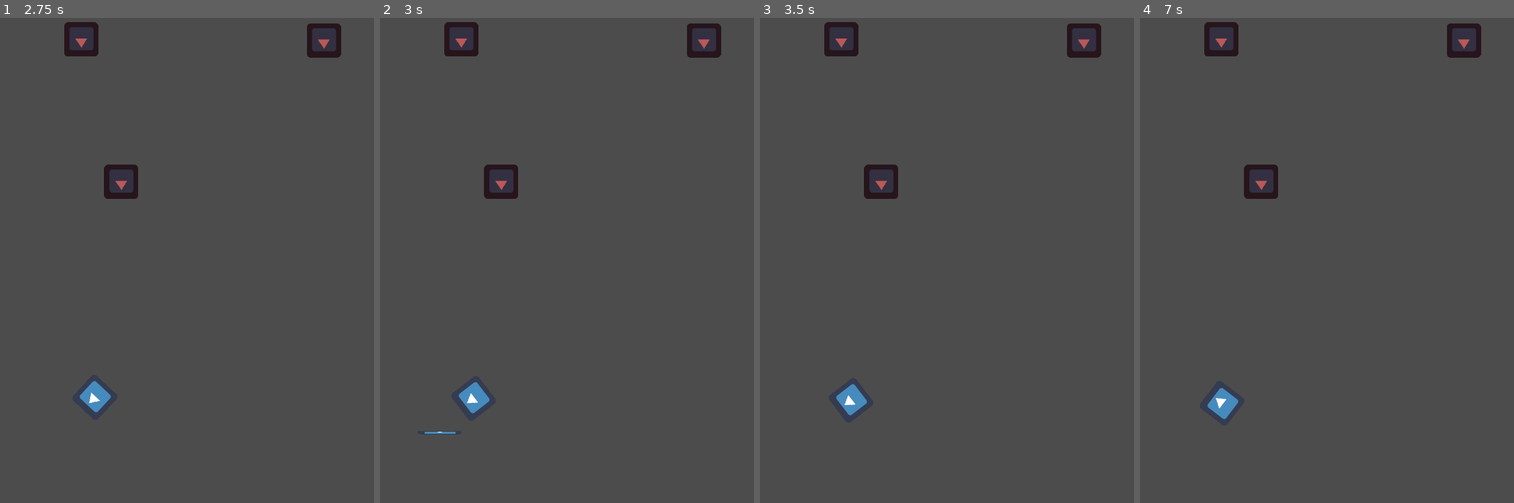
Above: before the commit, frames 1-4 (left to right).
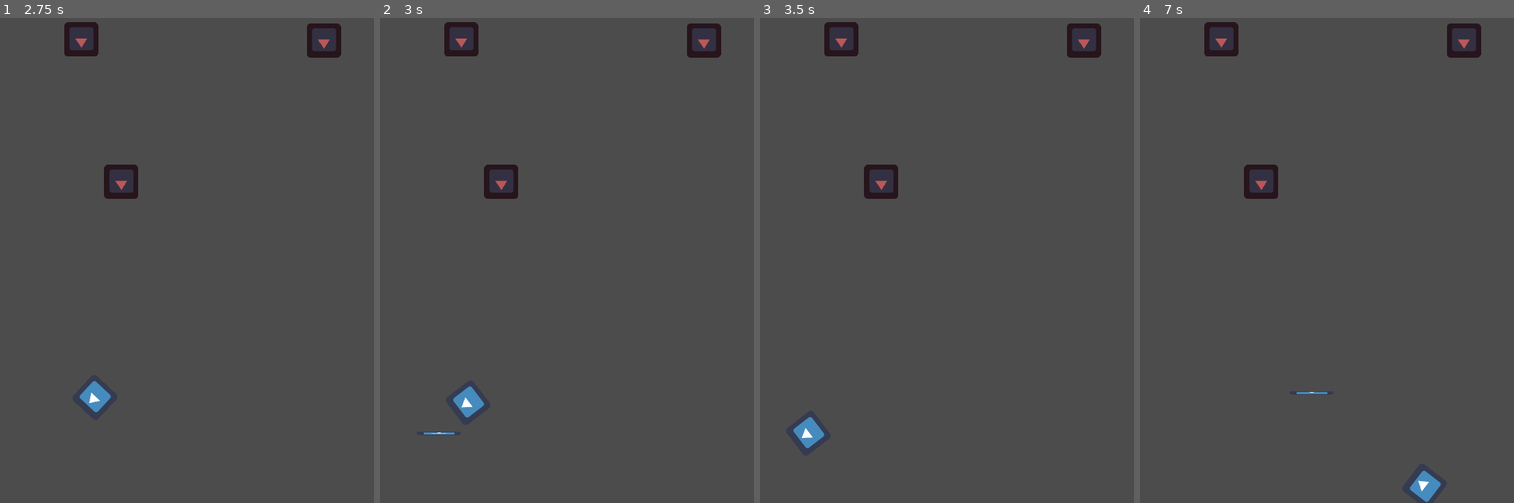
Above: after the commit, the same moments.

Repository: DaVinci789/asteroidblast
Game: Godot game, scene res://world.tscn
Two runs of this game, one before a commit and one after it. Both use one fixed random seed, a clock stepped at 60 frames per second and the inputs below. The engine's default icon, where the game draws it, is replaced by a stand-in: a white triangle on a blue panel in a dark square.
Inputs:
- Up to frame 1 (2.75 s): tap Enter at 0.5 s; hold Right (ui_right) 0.53-1.28 s; tap Space (ui_select) at 0.6, 0.77, 1.07, 1.35, 1.52, 1.82, 2.1 s; hold Left (ui_left) 1.28-2.03 s; hold Right (ui_right) from 2.03 s (still down)
- Up to frame 2 (3 s): release Right (ui_right) at 2.78 s; hold Up (ui_up) from 2.78 s (still down); tap Space (ui_select) at 2.85 s
- Up to frame 3 (3.5 s): keep holding Up (ui_up); tap Space (ui_select) at 3.02, 3.32 s
- Up to frame 4 (7 s): release Up (ui_up) at 3.53 s; hold Left (ui_left) 3.53-5.78 s; tap Space (ui_select) at 3.6, 3.77, 4.07, 4.35, 4.52, 4.82, 5.1, 5.85, 6.02, 6.32, 6.6, 6.77 s; hold Right (ui_right) 5.78-6.53 s; hold Up (ui_up) from 6.53 s (still down)

Frame 1 is identical in both runs. In frame 2, 0.3% of the frame differs, in the area x 11-30%, y 75-86%; in frame 3, 0.6%; in frame 4, 0.7%, in the area x 17-81%, y 76-100%.

Commit message:
Update ship.gd
1. Fix ship movement so the forward button can be held down
2. Fix spelling error in comment

Diff:
--- a/ship.gd
+++ b/ship.gd
@@ -22,8 +22,8 @@
 
 	get_parent().add_child(lazer, true)
 	lazer.position = pos
-	lazer.linear_velocity = Vector2(lazer_speed, 0).rotated(get_rotation()) # Gets totation of ship then shoots lazer at a specific velocity
-	add_collision_exception_with(lazer) # Makes sure lasers don't cllide with each other
+	lazer.linear_velocity = Vector2(lazer_speed, 0).rotated(get_rotation()) # Gets rotation of ship then shoots laser at a specific velocity
+	add_collision_exception_with(lazer) # Makes sure lasers don't collide with each other
 	pass
 
 func _process(delta):
@@ -35,7 +35,7 @@
 
 	var movedir = Vector2(1,0).rotated(rotation)
 
-	if Input.is_action_just_pressed("ui_up"):
+	if Input.is_action_pressed("ui_up"):
 		velocity = velocity.linear_interpolate(movedir, acc)
 	else:
 		velocity = velocity.linear_interpolate(Vector2(0,0), dec)
